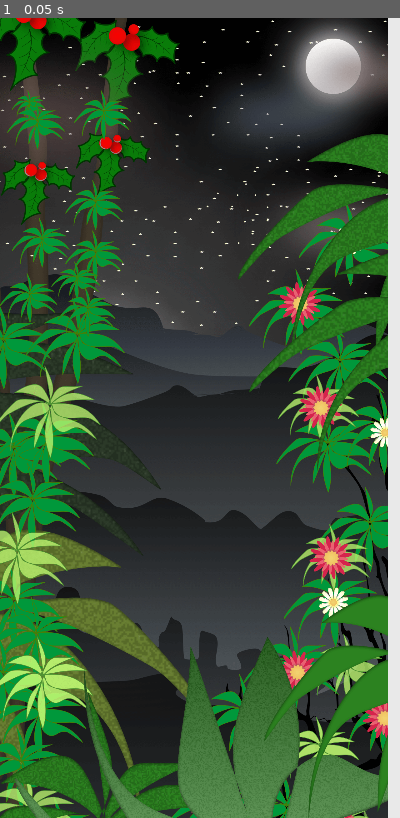
Above: before the commit, frame 1.
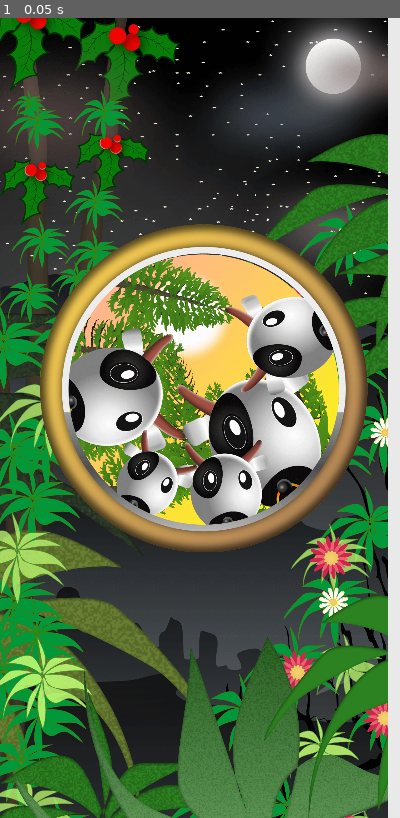
Above: after the commit, the same moment.

Repository: thunderrabbit/conswi
Game: Godot game, scene res://WorldSelect/WorldSelect.tscn
The game is run twice, just before and just after one commit, with the same random seed, the same clock (stepped at 60 frames per second) and the same inputs. This scene is started directly instead of the project's main scene.
Inputs:
- Up to frame 1 (0.05 s): no input

The runs differ from the first frame. In frame 1, 25% of the frame differs, in the area x 10-92%, y 25-67%.

Commit message:
Added Circle to Select

Diff:
--- a/WorldSelect/WorldSelect.tscn
+++ b/WorldSelect/WorldSelect.tscn
@@ -1,7 +1,8 @@
-[gd_scene load_steps=3 format=2]
+[gd_scene load_steps=4 format=2]
 
 [ext_resource path="res://WorldSelect/Folder_4/universal_background_day@3x.png" type="Texture" id=1]
 [ext_resource path="res://WorldSelect/Background.gd" type="Script" id=2]
+[ext_resource path="res://WorldSelect/WorldCircle.tscn" type="PackedScene" id=3]
 
 [node name="Node" type="Node" index="0"]
 
@@ -12,3 +13,5 @@
 centered = false
 script = ExtResource( 2 )
 _sections_unfolded = [ "Offset", "Transform" ]
+
+[node name="WorldCircle" parent="." index="1" instance=ExtResource( 3 )]
